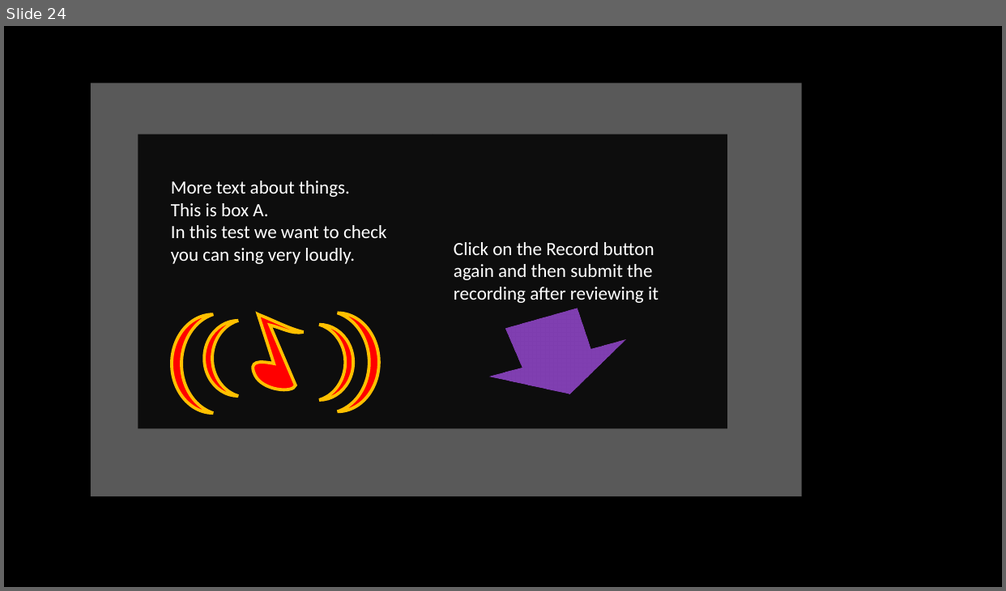
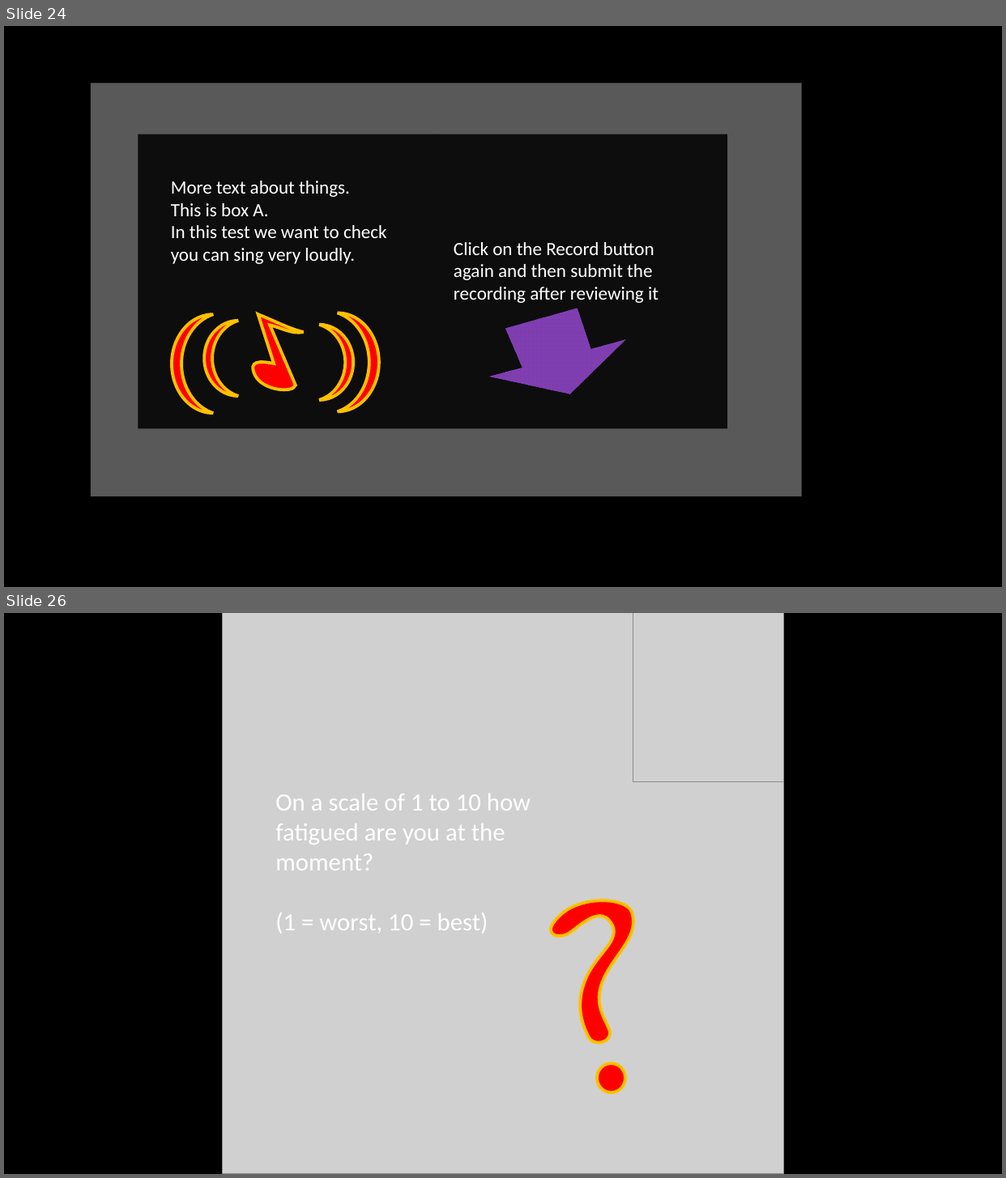
Before and after one commit to sweatysock/jock, a slide deck: design notes.pptx. Shown one above the other, each under a label of ours: slide 24 before the commit, slides 24 and 26 after it; the slides between them are not shown. The pictures are 1006x591 and 1006x1178 pixels, drawn with LibreOffice and Linux fonts; fonts in the diff are those of the drawing; grey boxes stand for pictures. Boxes give left, top, right and bottom in pixels: in the first picture for what was removed or moved away, otherwise in the second. Text is boxed around its words. In the diff, an @@ line names an element or a change of style, - is before the commit and + after.

```diff
--- a/design notes.pptx
+++ b/design notes.pptx
@@ slide 26 added at (x1=4, y1=613, x2=1002, y2=1174), background #000000 @@
@@ picture added at (x1=222, y1=613, x2=783, y2=1174) @@
@@ picture added at (x1=633, y1=613, x2=784, y2=782) @@
@@ text added at (x1=275, y1=794, x2=530, y2=934), 24 pt, text #FFFFFF @@
+On a scale of 1 to 10 how fatigued are you at the moment?
+(1 = worst, 10 = best)
@@ freeform shape added at (x1=551, y1=901, x2=633, y2=1043), fill #FF0000, outline #FFC000 3 pt @@
@@ ellipse added at (x1=597, y1=1063, x2=625, y2=1093), fill #FF0000, outline #FFC000 3 pt @@
```
Also in this commit, not shown: 2 slides changed, 6 other slides added, 1 slide removed, 18 other files.
